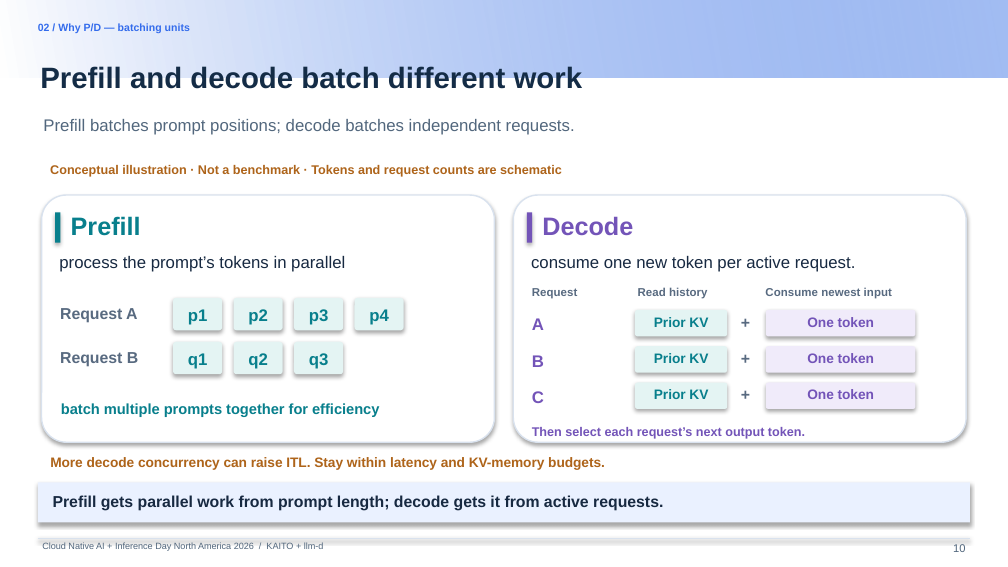
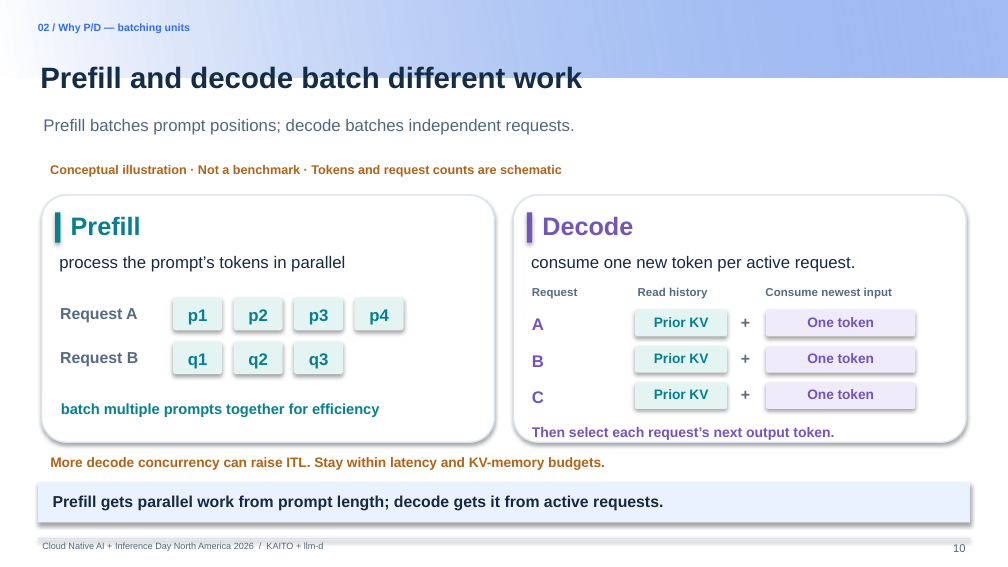
Before and after one commit to andyzhangx/demo, a slide deck: slide 10 of llm/pd-disaggregation/kubecon-na-2026-pd-disaggregation-kaito-llmd.pptx. Drawn at 1008x567 pixels with LibreOffice and Linux fonts; fonts in the diff are those of the drawing; background and template pictures are left out. Boxes give left, top, right and bottom in pixels: in the first picture for what was removed or moved away, otherwise in the second. Text is boxed around its words. In the diff, an @@ line names an element or a change of style, - is before the commit and + after.

```diff
--- a/llm/pd-disaggregation/kubecon-na-2026-pd-disaggregation-kaito-llmd.pptx
+++ b/llm/pd-disaggregation/kubecon-na-2026-pd-disaggregation-kaito-llmd.pptx
@@ text "Then select each request’s next ..." at (532, 427, 834, 440): size 9 to 10 pt @@
```
Also in this commit, not shown: 4 other slides changed.
